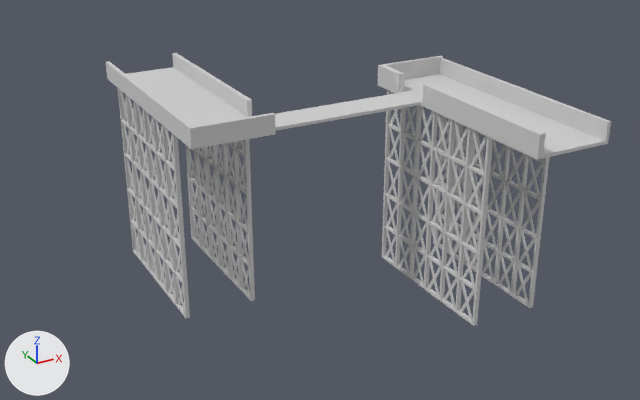
A saved change to the OBJ model dev/trunk/TechDemo/assets/Scenes/TestScene/obj03.obj.
Before and after are seen from a 50 mm lens placed at (-66.2, -65.5, 32.7), pointed at (-17.5, 23.0, -11.5). The lights are fixed; the arrows at lower left show +X, +Y and +Z. Where no turn or scale is listed for an object, it has been applied to the vertices.

Names of what the first picture shows: 'obj03'.
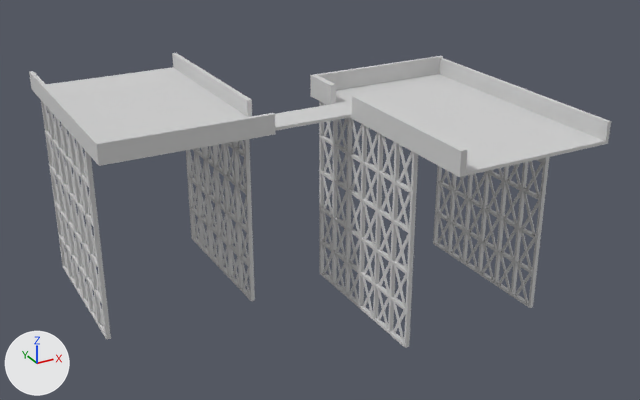
The newer file is also turned or shifted as a whole; pictures and numbers use the older file's frame.

Location of each change, (x1, y1, x2, y2) in pixels of the pictures (640 x 400 px; the box of a moved part takes in the faces that stretch with it):
'obj03', reshaped (15% wider, 8% taller)
    before: (106, 53, 611, 326)
    after: (29, 53, 611, 348)
part 1 of me_obj03, moved or reshaped
    before: (390, 109, 399, 125)
    after: (323, 121, 331, 137)
part 2 of me_obj03, moved or reshaped
    before: (390, 91, 400, 130)
    after: (322, 103, 333, 143)
part 3 of me_obj03, moved or reshaped
    before: (387, 123, 400, 133)
    after: (321, 136, 333, 146)
part 4 of me_obj03, moved or reshaped
    before: (389, 128, 399, 164)
    after: (322, 140, 333, 178)
part 5 of me_obj03, moved or reshaped
    before: (389, 133, 400, 159)
    after: (323, 146, 333, 172)
part 6 of me_obj03, moved or reshaped
    before: (382, 90, 391, 258)
    after: (319, 101, 324, 274)
part 7 of me_obj03, moved or reshaped
    before: (395, 108, 406, 267)
    after: (332, 120, 338, 285)
part 8 of me_obj03, moved or reshaped
    before: (403, 141, 415, 167)
    after: (337, 154, 347, 181)
part 9 of me_obj03, moved or reshaped
    before: (403, 135, 414, 173)
    after: (336, 148, 346, 187)
part 10 of me_obj03, moved or reshaped
    before: (401, 131, 415, 141)
    after: (334, 144, 347, 154)
part 11 of me_obj03, moved or reshaped
    before: (406, 107, 416, 138)
    after: (338, 119, 347, 151)
part 12 of me_obj03, moved or reshaped
    before: (404, 106, 417, 132)
    after: (337, 118, 347, 145)
part 13 of me_obj03, moved or reshaped
    before: (435, 119, 450, 149)
    after: (366, 133, 378, 163)
part 14 of me_obj03, moved or reshaped
    before: (436, 113, 448, 155)
    after: (365, 126, 377, 169)
part 15 of me_obj03, moved or reshaped
    before: (433, 147, 448, 158)
    after: (363, 161, 377, 173)
part 16 of me_obj03, moved or reshaped
    before: (434, 151, 446, 191)
    after: (364, 165, 376, 207)
part 17 of me_obj03, moved or reshaped
    before: (433, 157, 448, 185)
    after: (365, 173, 377, 200)
part 18 of me_obj03, moved or reshaped
    before: (424, 111, 438, 289)
    after: (359, 124, 367, 308)
part 19 of me_obj03, moved or reshaped
    before: (409, 105, 422, 278)
    after: (345, 118, 352, 296)
part 20 of me_obj03, moved or reshaped
    before: (418, 149, 431, 176)
    after: (350, 163, 361, 191)
part 21 of me_obj03, moved or reshaped
    before: (418, 143, 429, 182)
    after: (350, 157, 361, 197)
part 22 of me_obj03, moved or reshaped
    before: (417, 139, 431, 149)
    after: (348, 152, 361, 163)
part 23 of me_obj03, moved or reshaped
    before: (420, 105, 431, 146)
    after: (350, 118, 362, 160)
part 24 of me_obj03, moved or reshaped
    before: (420, 111, 433, 140)
    after: (351, 124, 362, 154)

The edits, one by one:
me_obj03 is used by ob_obj03; location (0.0, 0.0, 0.0).
me_obj03 had 3234 vertices, 2452 faces and spanned x -35.3..5.0, y -1.0..50.1, z -25.0..2.4.
me_obj03 now has 3234 vertices, 2452 faces and spans x -45.3..5.0, y -1.0..50.1, z -25.0..2.4.
me_obj03 part 1: the loose piece of 8 vertices spanning x -4.5..-4.4, y 24.7..27.7, z -5.4..-0.4 is moved by (-10.0, 0.0, 0.0).
me_obj03 part 2: the loose piece of 8 vertices spanning x -4.7..-4.5, y 24.7..27.7, z -5.4..-0.4 is moved by (-10.0, 0.0, 0.0).
me_obj03 part 3: the loose piece of 8 vertices spanning x -4.8..-4.2, y 24.7..27.8, z -5.4..-5.1 is moved by (-10.0, 0.0, 0.0).
me_obj03 part 4: the loose piece of 8 vertices spanning x -4.7..-4.5, y 24.7..27.7, z -10.2..-5.2 is moved by (-10.0, 0.0, 0.0).
me_obj03 part 5: the loose piece of 8 vertices spanning x -4.5..-4.4, y 24.7..27.7, z -10.2..-5.2 is moved by (-10.0, 0.0, 0.0).
me_obj03 part 6: the loose piece of 8 vertices spanning x -4.8..-4.2, y 27.8..28.1, z -24.9..-0.2 is moved by (-10.0, 0.0, 0.0).
me_obj03 part 7: the loose piece of 8 vertices spanning x -4.8..-4.2, y 24.4..24.7, z -24.9..-0.2 is moved by (-10.0, 0.0, 0.0).
me_obj03 part 8: the loose piece of 8 vertices spanning x -4.5..-4.4, y 21.3..24.3, z -10.2..-5.2 is moved by (-10.0, 0.0, 0.0).
me_obj03 part 9: the loose piece of 8 vertices spanning x -4.7..-4.5, y 21.3..24.3, z -10.2..-5.2 is moved by (-10.0, 0.0, 0.0).
me_obj03 part 10: the loose piece of 8 vertices spanning x -4.8..-4.2, y 21.3..24.4, z -5.4..-5.1 is moved by (-10.0, 0.0, 0.0).
me_obj03 part 11: the loose piece of 8 vertices spanning x -4.7..-4.5, y 21.3..24.3, z -5.4..-0.4 is moved by (-10.0, 0.0, 0.0).
me_obj03 part 12: the loose piece of 8 vertices spanning x -4.5..-4.4, y 21.3..24.3, z -5.4..-0.4 is moved by (-10.0, 0.0, 0.0).
me_obj03 part 13: the loose piece of 8 vertices spanning x -4.5..-4.4, y 14.4..17.5, z -5.4..-0.4 is moved by (-10.0, 0.0, 0.0).
me_obj03 part 14: the loose piece of 8 vertices spanning x -4.7..-4.5, y 14.4..17.5, z -5.4..-0.4 is moved by (-10.0, 0.0, 0.0).
me_obj03 part 15: the loose piece of 8 vertices spanning x -4.8..-4.2, y 14.4..17.5, z -5.4..-5.1 is moved by (-10.0, 0.0, 0.0).
me_obj03 part 16: the loose piece of 8 vertices spanning x -4.7..-4.5, y 14.4..17.5, z -10.2..-5.2 is moved by (-10.0, 0.0, 0.0).
me_obj03 part 17: the loose piece of 8 vertices spanning x -4.5..-4.4, y 14.4..17.5, z -10.2..-5.2 is moved by (-10.0, 0.0, 0.0).
me_obj03 part 18: the loose piece of 8 vertices spanning x -4.8..-4.2, y 17.5..17.8, z -24.9..-0.2 is moved by (-10.0, 0.0, 0.0).
me_obj03 part 19: the loose piece of 8 vertices spanning x -4.8..-4.2, y 20.9..21.2, z -24.9..-0.2 is moved by (-10.0, 0.0, 0.0).
me_obj03 part 20: the loose piece of 8 vertices spanning x -4.5..-4.4, y 17.8..20.9, z -10.2..-5.2 is moved by (-10.0, 0.0, 0.0).
me_obj03 part 21: the loose piece of 8 vertices spanning x -4.7..-4.5, y 17.8..20.9, z -10.2..-5.2 is moved by (-10.0, 0.0, 0.0).
me_obj03 part 22: the loose piece of 8 vertices spanning x -4.8..-4.2, y 17.8..20.9, z -5.4..-5.1 is moved by (-10.0, 0.0, 0.0).
me_obj03 part 23: the loose piece of 8 vertices spanning x -4.7..-4.5, y 17.8..20.9, z -5.4..-0.4 is moved by (-10.0, 0.0, 0.0).
me_obj03 part 24: the loose piece of 8 vertices spanning x -4.5..-4.4, y 17.8..20.9, z -5.4..-0.4 is moved by (-10.0, 0.0, 0.0).
me_obj03 part 25: all 806 vertices in x -35.3..-34.4, y 19.1..50.1, z -25.0..2.0 are moved by (-10.0, 0.0, 0.0).
me_obj03 part 26: 618 of the vertices in x -5.0..-4.2, y -1.0..30.0, z -25.0..2.4 are moved by (-10.0, 0.0, 0.0).
